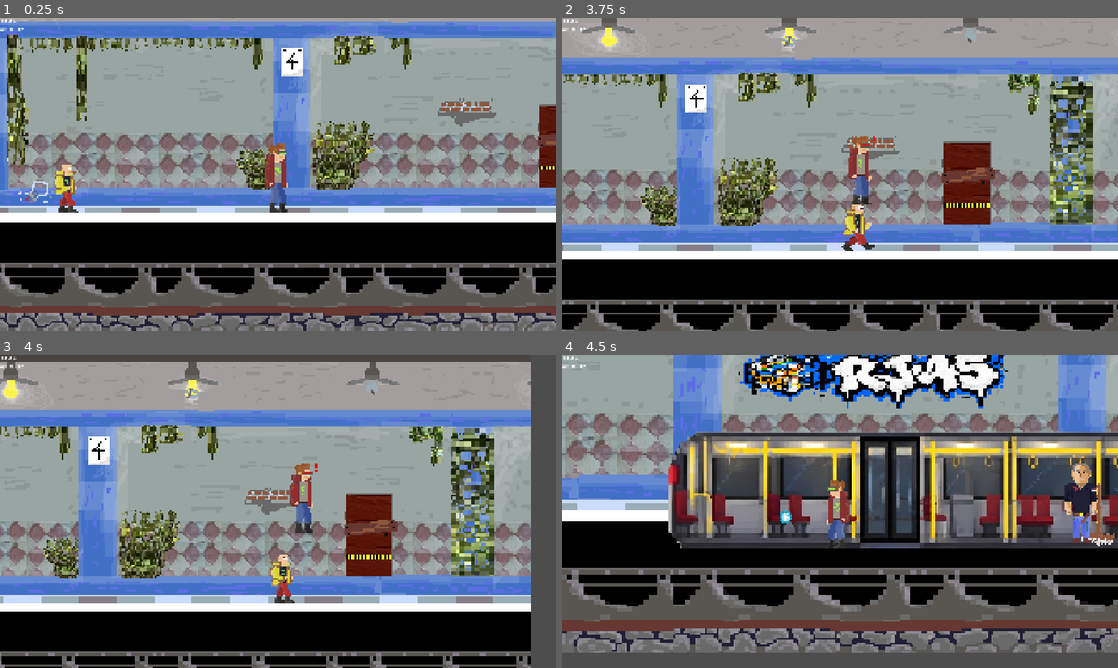
Above: before the commit, frames 1-4 (two rows, left to right).
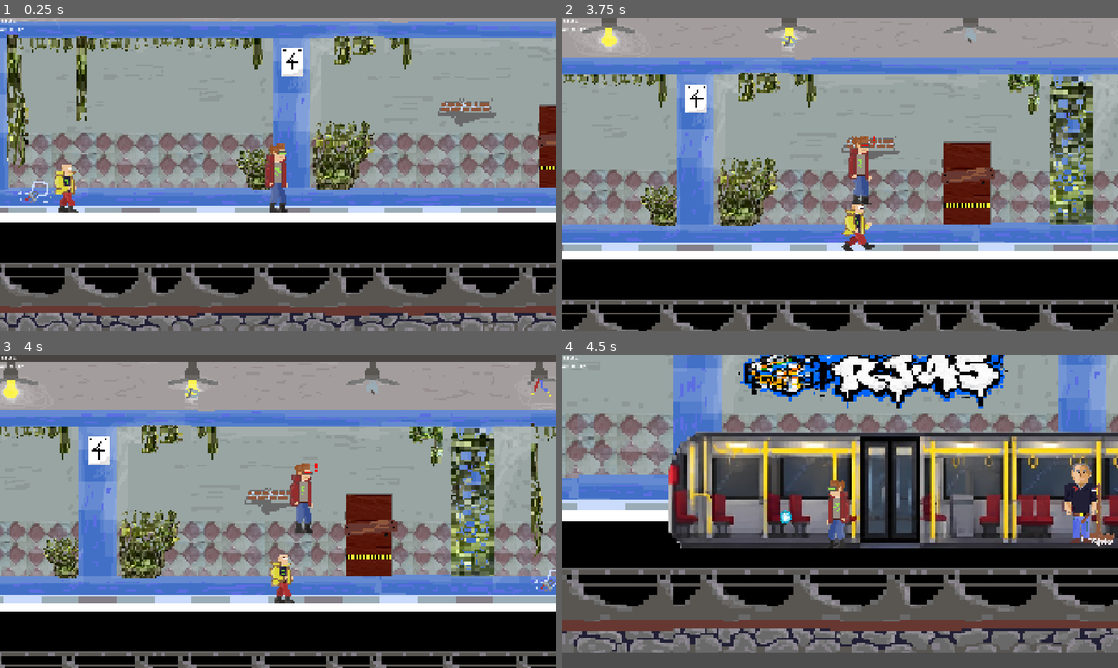
Above: after the commit, the same moments.

Repository: NetoCZ/Metro
Game: Godot game, scene res://Scenes/nextnext.tscn
Two runs of this game, one before a commit and one after it. Both use one fixed random seed, a clock stepped at 60 frames per second and the inputs below. This scene is started directly instead of the project's main scene.
Inputs:
- Up to frame 1 (0.25 s): no input
- Up to frame 2 (3.75 s): hold F (attack) 0.53-1.28 s; hold D (move_right) 0.53-2.03 s; tap Space (move_jump) at 0.77, 1.52, 3.02 s; tap P (hurt) at 1.35 s; hold A (move_left) 2.03-2.78 s; hold E (interruct) 2.03-2.78 s; hold D (move_right) from 2.78 s (still down); tap F (attack) at 2.85 s; hold P (hurt) from 3.53 s (still down)
- Up to frame 3 (4 s): keep holding D (move_right); keep holding P (hurt); tap Space (move_jump) at 3.77 s
- Up to frame 4 (4.5 s): release D (move_right) at 4.28 s; release P (hurt) at 4.28 s; hold A (move_left) from 4.28 s (still down); tap E (interruct) at 4.35 s

Frames 1-2 are identical in both runs. In frame 3, 4.2% of the frame differs, in the area x 95-100%, y 2-100%; in frame 4, nothing differs.

Commit message:
SEXESXEEXESXXESXESXXESSXEESEXESSXEmapy

Diff:
--- a/Scenes/nextnext.tscn
+++ b/Scenes/nextnext.tscn
@@ -39,9 +39,19 @@
 
 [node name="Nextnext" type="Node2D" unique_id=787677190]
 
+[node name="BattleZoner2" type="Sprite2D" parent="." unique_id=947802086]
+position = Vector2(2066, -64.00002)
+scale = Vector2(5, 5)
+texture = ExtResource("1_kq4sa")
+
 [node name="BattleZoner" type="Sprite2D" parent="." unique_id=1174333424]
 position = Vector2(182.99998, -64.00002)
 scale = Vector2(5, 5)
+texture = ExtResource("1_kq4sa")
+
+[node name="BattleZoner3" type="Sprite2D" parent="." unique_id=1040951928]
+position = Vector2(-1747, -64.00002)
+scale = Vector2(4.9999995, 4.9999995)
 texture = ExtResource("1_kq4sa")
 
 [node name="StaticBody2D" type="StaticBody2D" parent="." unique_id=1114423034]
@@ -50,6 +60,16 @@
 
 [node name="CollisionShape2D" type="CollisionShape2D" parent="StaticBody2D" unique_id=1485237112]
 position = Vector2(1439, 699)
+shape = SubResource("RectangleShape2D_0udi0")
+
+[node name="CollisionShape2D2" type="CollisionShape2D" parent="StaticBody2D" unique_id=565886903]
+position = Vector2(-8.387634, -165.06412)
+scale = Vector2(0.03365664, 69.01378)
+shape = SubResource("RectangleShape2D_0udi0")
+
+[node name="CollisionShape2D3" type="CollisionShape2D" parent="StaticBody2D" unique_id=106253447]
+position = Vector2(2093.7715, -137.46802)
+scale = Vector2(0.03365664, 69.01378)
 shape = SubResource("RectangleShape2D_0udi0")
 
 [node name="Player" parent="." unique_id=362517795 instance=ExtResource("2_fsfas")]
